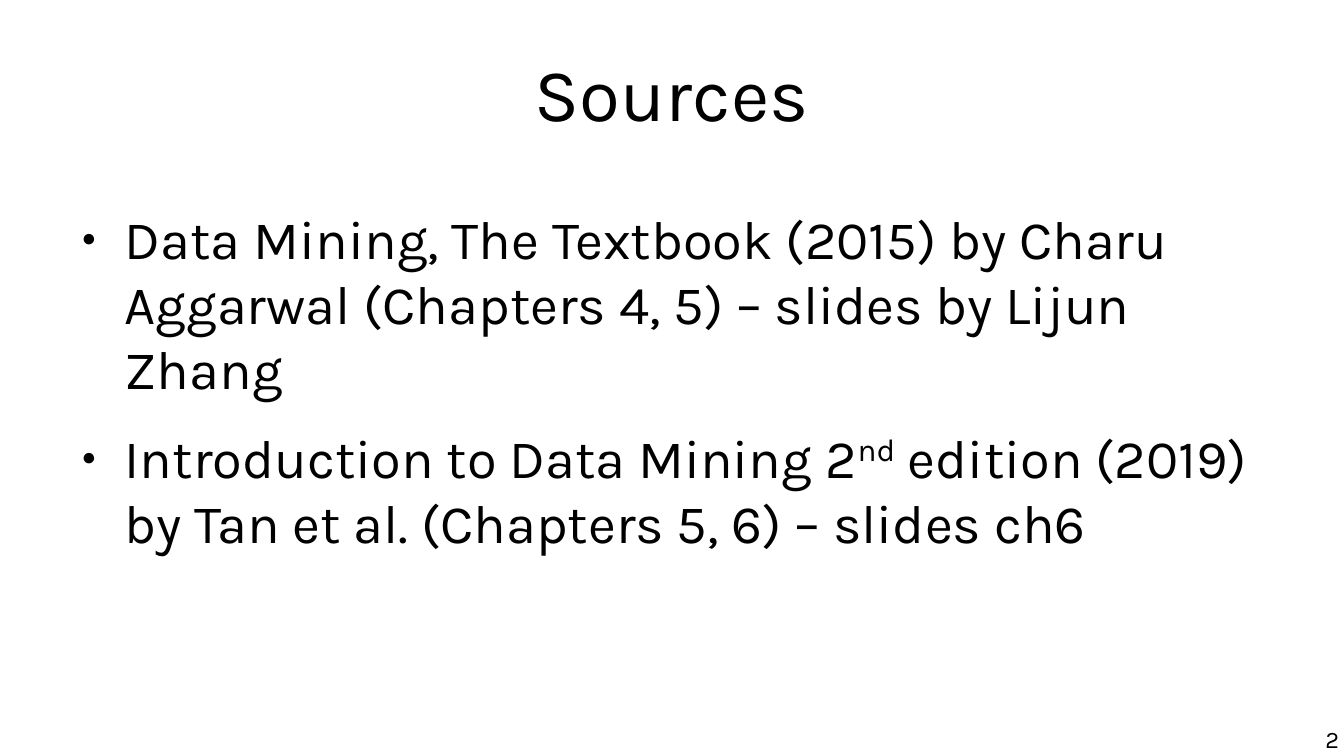
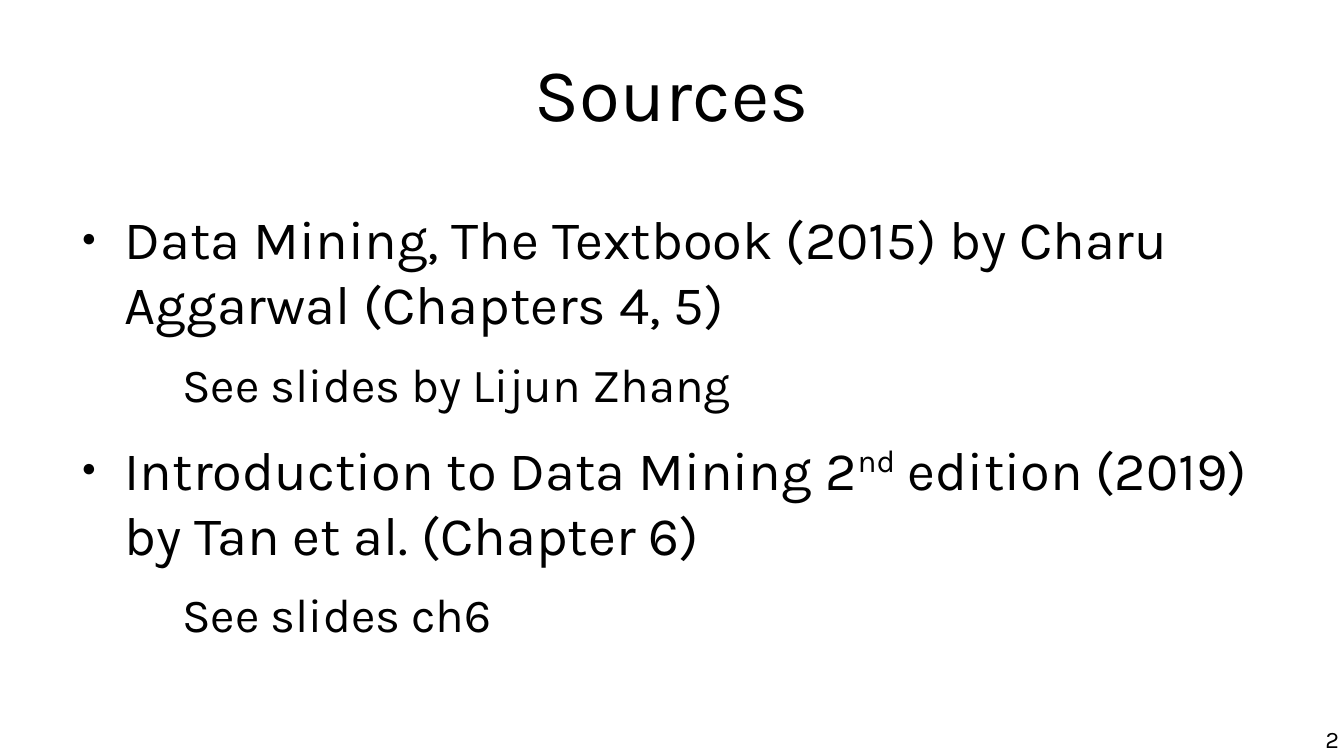
Before and after one commit to chatox/data-mining-course, a slide deck: slide 2 of theory/tt07_extending_association_analysis.odp. Drawn at 1344x756 pixels with LibreOffice and Linux fonts; fonts in the diff are those of the drawing. Boxes give left, top, right and bottom in pixels: in the first picture for what was removed or moved away, otherwise in the second. Text is boxed around its words. In the diff, an @@ line names an element or a change of style, - is before the commit and + after.

```diff
--- a/theory/tt07_extending_association_analysis.odp
+++ b/theory/tt07_extending_association_analysis.odp
@@ text at box(125, 219, 1247, 633): text changed @@
-● Data Mining, The Textbook (2015) by Charu Aggarwal (Chapters 4, 5) – slides by Lijun Zhang
-● Introduction to Data Mining 2nd edition (2019) by Tan et al. (Chapters 5, 6) – slides ch6
+● Data Mining, The Textbook (2015) by Charu Aggarwal (Chapters 4, 5)
+  See slides by Lijun Zhang
+● Introduction to Data Mining 2nd edition (2019) by Tan et al. (Chapter 6)
+  See slides ch6
```
Also in this commit, not shown: 4 other slides changed, 21 slides added, 1 slide removed.
